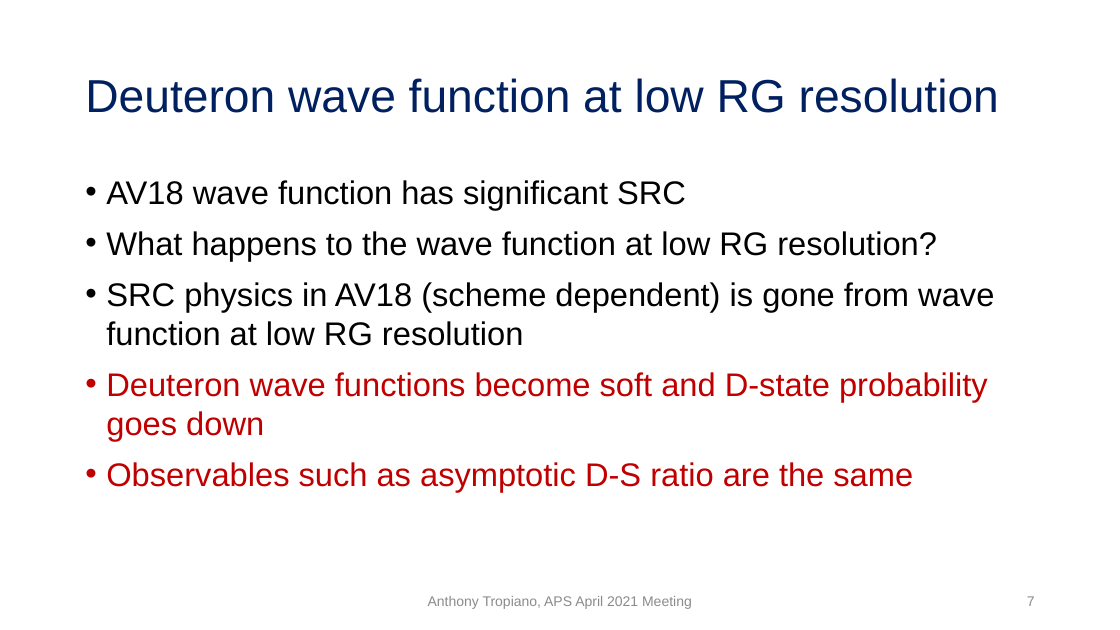
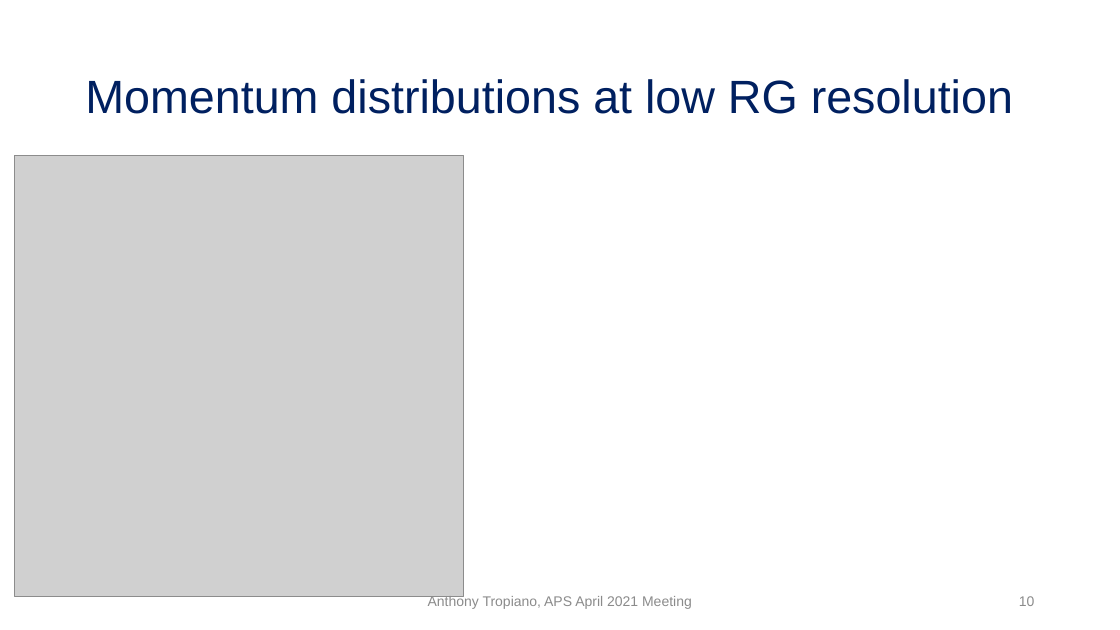
Before and after one commit to tropiano4/tropiano-srg, a slide deck: slide 10 of Presentations/APS_April2021/tropiano_aps_april2021.pptx (slide 7 before the commit). Drawn at 1120x630 pixels with LibreOffice and Linux fonts; fonts in the diff are those of the drawing; grey boxes stand for pictures. Boxes give left, top, right and bottom in pixels: in the first picture for what was removed or moved away, otherwise in the second. Text is boxed around its words. In the diff, an @@ line names an element or a change of style, - is before the commit and + after.

```diff
--- a/Presentations/APS_April2021/tropiano_aps_april2021.pptx
+++ b/Presentations/APS_April2021/tropiano_aps_april2021.pptx
@@ title at (85,79,1013,114): text changed; size 39.6 to 40 pt @@
-Deuteron wave function at low RG resolution
+Momentum distributions at low RG resolution
@@ picture added at (15,155,464,597) @@
@@ text removed at (106,180,994,492) @@
-• AV18 wave function has significant SRC
-• What happens to the wave function at low RG resolution?
-• SRC physics in AV18 (scheme dependent) is gone from wave function at low RG resolution
-• Deuteron wave functions become soft and D-state probability goes down
-• Observables such as asymptotic D-S ratio are the same
@@ page number at (1019,596,1035,606): text changed @@
-7
+10
```
Also in this commit, not shown: 12 other slides changed, 10 slides added, 3 slides removed, 2 other files.
